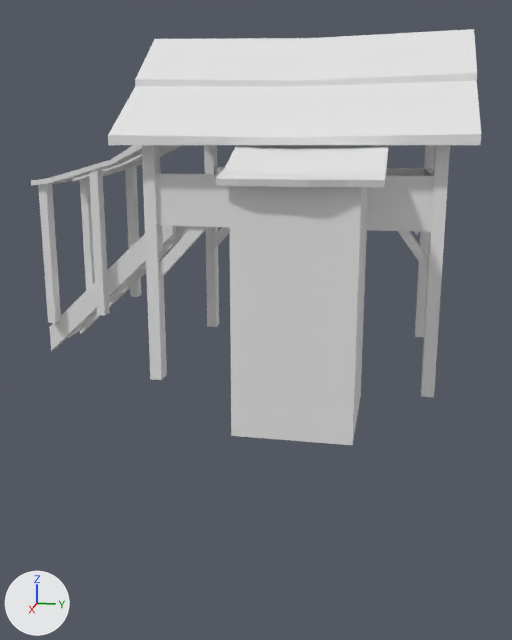
The COLLADA model art/meshes/structural/rus_storehouse.dae as it was, and as the next commit left it.
Rendered twice from a camera (50 mm lens) standing at (0.288, 0.038, 0.055) and looking at (0.021, -0.016, -0.012). The lights are fixed; the arrows at lower left show +X, +Y and +Z. Where no turn or scale is listed for an object, it has been applied to the vertices.

Script lines for the objects in view, before the commit:
```python
me_cube_001 = bpy.data.meshes.new('Cube.001')
me_cube_001.from_pydata(...)  # 343 vertices, 508 faces; spans x -0.052..0.089, y -0.108..0.061, z -0.033..0.098
ob_cube = bpy.data.objects.new('Cube', me_cube_001)
ob_cube.location = (0.0, 0.0, -0.0019)
```
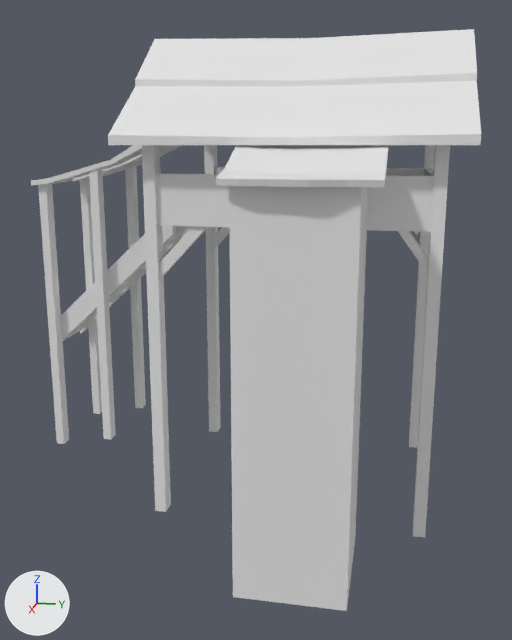
Pixel boxes (x1, y1, x2, y2) of what changed, in the pictures (512 x 640 px):
'Cube', reshaped (40% taller): before (31, 29, 481, 445); after (31, 29, 481, 611)
part 1 of me_cube_001, added: after (48, 295, 434, 611)

The edits, one by one:
me_cube_001 is used by ob_cube; location (0.0, 0.0, -0.0019).
me_cube_001 had 343 vertices, 508 faces and spanned x -0.052..0.089, y -0.108..0.061, z -0.033..0.098.
me_cube_001 now has 389 vertices, 600 faces and spans x -0.052..0.089, y -0.108..0.061, z -0.091..0.098.
Part 1, on me_cube_001:
24 new vertices lie (0.0, 0.0, -0.055) away from vertices in x -0.044..0.045, y -0.083..0.053, z -0.029..-0.011.
14 new vertices lie (0.0, 0.0, -0.058) away from vertices in x 0.038..0.083, y -0.011..0.027, z -0.033.
8 new vertices lie (0.0, 0.0, -0.054) away from vertices in x -0.022..0.02, y -0.105..-0.101, z -0.016.
92 new faces join them.
